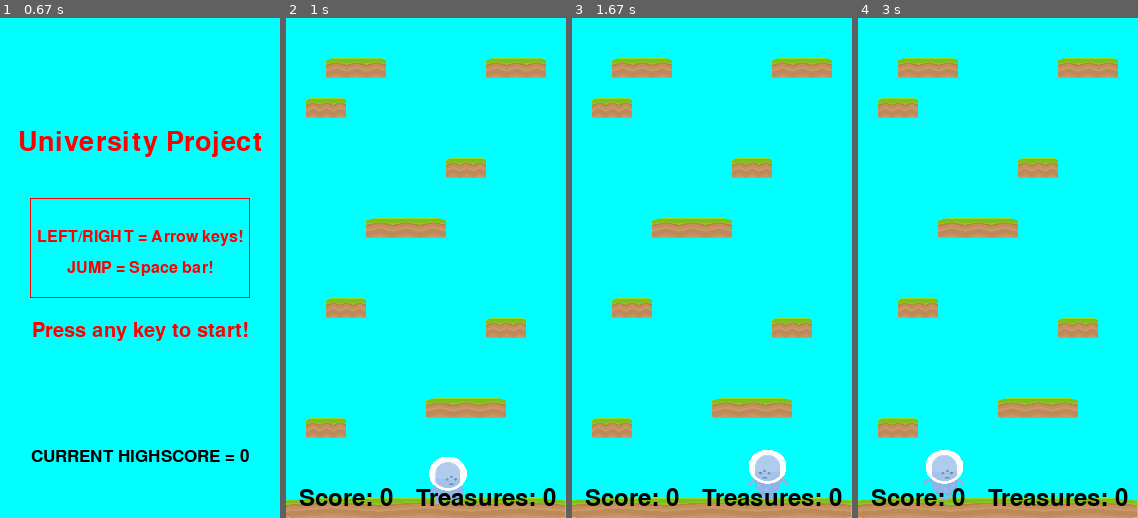
Above: before the commit, frames 1-4 (left to right).
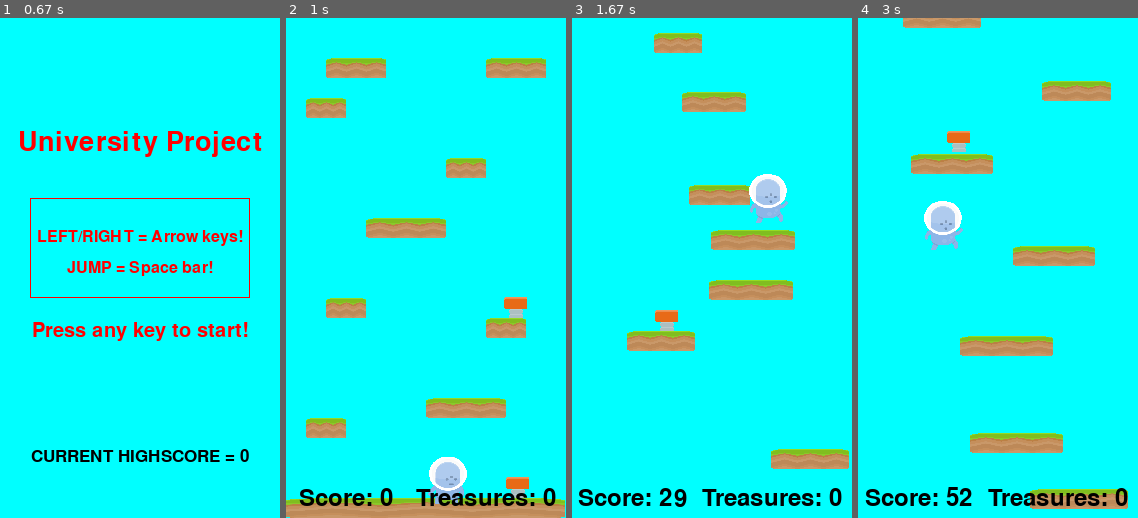
Above: after the commit, the same moments.

Repository: Calum-Johnston/pygame_2d_platformer
Game: pygame game, started from main.py
Two runs of this game, one before a commit and one after it. Both use one fixed random seed, a clock stepped at 60 frames per second and the inputs below.
Inputs:
- Up to frame 1 (0.67 s): hold Right from 0.33 s (still down)
- Up to frame 2 (1 s): release Right at 0.8 s; hold Right from 0.83 s (still down)
- Up to frame 3 (1.67 s): release Right at 1.3 s; hold Left from 1.33 s (still down)
- Up to frame 4 (3 s): release Left at 1.87 s; hold Left 2.23-2.63 s; hold Right from 2.67 s (still down)

Frame 1 is identical in both runs. In frame 2, 0.5% of the frame differs, in the area x 77-87%, y 55-96%; in frame 3, 20%, in the area x 0-100%, y 3-100%; in frame 4, 19%.

Commit message:
Added an upgrade: The Boost! Testing still required

Diff:
--- a/main.py
+++ b/main.py
@@ -45,6 +45,7 @@
         self.enemy_spritesheet = SpriteSheet(ENEMY_SPRITESHEET)
         self.platform_spritesheet = SpriteSheet(PLATFORM_SPRITESHEET)
         self.items_spritesheet = SpriteSheet(ITEM_SPRITESHEET)
+        self.tiles_spritesheet = SpriteSheet(TILES_SPRITESHEET)
 
         # Read in pre-built platform sections
         easy = []; medium = []; hard = []
@@ -67,7 +68,6 @@
         self.flags_captured = 0
         self.place_flag = False
 
-
         # Define DIFFICULTY SETTINGS
         self.difficulty = 0
         self.difficulty_platform_dist = 40
@@ -93,7 +93,8 @@
         self.distanceToNextBuild = HEIGHT
 
         # Create the camera
-        self.camera = Camera(self, self.player, self.platform_sprites, self.enemy_sprites, self.projectile_sprites, self.item_sprites)
+        self.camera = Camera(self, self.player, self.platform_sprites, self.enemy_sprites,
+         self.projectile_sprites, self.item_sprites)
 
 
     """ Runs the game. Defines the main game loop. """
--- a/settings.py
+++ b/settings.py
@@ -3,7 +3,6 @@
 WIDTH = 280
 HEIGHT = 500
 FPS = 60
-MAX_DISTANCE_UP = 130
 
 # Player settings
 PLAYER_ACCELERATION = 0.5
@@ -28,6 +27,7 @@
 ENEMY_SPRITESHEET = "spritesheet_enemies.png"
 PLATFORM_SPRITESHEET = "spritesheet_ground.png"
 ITEM_SPRITESHEET = "spritesheet_items.png"
+TILES_SPRITESHEET = "spritesheet_tiles.png"
 
 
 # Colours
--- a/sprites.py
+++ b/sprites.py
@@ -79,6 +79,7 @@
         # Updates player position (keep track of bottom, since this is used in collisons)
         self.rect.midbottom = self.position
 
+        # Once movement complete, check for collisions and animate
         self.checkCollisions()
         self.animate()
 
@@ -111,10 +112,15 @@
         # Check for Flag Collision
         collision = pygame.sprite.spritecollide(self, self.game.item_sprites, False, pygame.sprite.collide_mask)
         if(collision):
-            flag = collision[0]
-            if(flag.captured == False):
-                flag.update_Captured()
-                self.game.flags_captured += 1
+            for item in collision:
+                if(item.type == "flag"):
+                    if(item.captured == False):
+                        item.update_Captured()
+                        self.game.flags_captured += 1
+                elif(item.type == "boost"):
+                    if(item.used == False):
+                        self.velocity.y = -50
+
 
     def jump(self):
         self.rect.y += 1
@@ -193,7 +199,6 @@
                     self.jumping = True
 
     def loadImages(self):
-
         self.idle_frames = []
         self.walking_frames_r = []
         self.walking_frames_l = []
@@ -263,6 +268,10 @@
             if(rd.randrange(0, self.game.platform_movement_chance) == 0):
                 self.movingX = True
 
+        if(not self.place_flag):
+            if(rd.randrange(0, 10) == 0):
+                upgrade = Upgrade(rd.randrange(self.rect.left, self.rect.right), self.rect.top, "boost", self.game)
+                self.game.item_sprites.add(upgrade)
 
     def update(self):
         # If platform moves horizontally, move it
@@ -384,7 +393,6 @@
 
         self.mask = pygame.mask.from_surface(self.image)
 
-
     def update(self):
         if(self.currentX < 0 or self.currentX > WIDTH and self.currentY < 0 or self.currentY > HEIGHT):
             self.kill()
@@ -418,6 +426,9 @@
 
         # Load in the sprites images
         self.loadImages()
+
+        # Define the type of item it is
+        self.type = "flag"
 
         # Define variables to determine the action the player is currently taking
         self.currentImage = 0
@@ -491,3 +502,51 @@
             self.moving_frames.append(pygame.transform.scale(self.game.items_spritesheet.getImageAt(256, 384, 128, 128), (scaleWidth, scaleHeight)))
             self.moving_frames.append(pygame.transform.scale(self.game.items_spritesheet.getImageAt(640, 256, 128, 128), (scaleWidth, scaleHeight)))
             self.captured_frames.append(pygame.transform.scale(self.game.items_spritesheet.getImageAt(0, 0, 128, 128), (scaleWidth, scaleHeight)))
+
+
+
+''' UPGRADE CLASS '''
+class Upgrade(pygame.sprite.Sprite):
+
+    def __init__(self, upgrade_X, upgrade_Y, upgrade_Type, game):
+        super().__init__()
+
+        # Get the game instance (for collision use)
+        self.game = game
+
+        # Load in the sprites images
+        self.loadImages()
+
+        # Defines the type of upsgrade
+        self.type = upgrade_Type
+
+        # Define the image size, color, etc
+        self.image = self.boost_frames[0]
+
+        # Fetch the rectangle object that has the dimensions of the image.
+        self.rect = self.image.get_rect()
+        self.rect.left = upgrade_X - 2
+        self.rect.bottom = upgrade_Y
+
+        # Define the enemy mask
+        self.mask = pygame.mask.from_surface(self.image)
+
+        # Define captured variable
+        self.used = False
+
+    def landed_On(self):
+        self.used = True
+        self.image = self.boost_frames[1]
+        currentX, currentY = self.rect.midbottom
+        self.rect = self.image.get_rect()
+        self.rect.midbottom = (currentX, currentY)
+        self.mask = pygame.mask.from_surface(self.image)
+
+    def loadImages(self):
+        self.boost_frames = []
+
+        scaleWidth = WIDTH // 12
+        scaleHeight = HEIGHT // 12
+
+        self.boost_frames.append(pygame.transform.scale(self.game.tiles_spritesheet.getImageAt(128, 1792, 128, 128), (scaleWidth, scaleHeight)))
+        self.boost_frames.append(pygame.transform.scale(self.game.tiles_spritesheet.getImageAt(128, 1664, 128, 128), (scaleWidth, scaleHeight)))
Not shown, added: Assignment/~$me.spec.2019.docx
